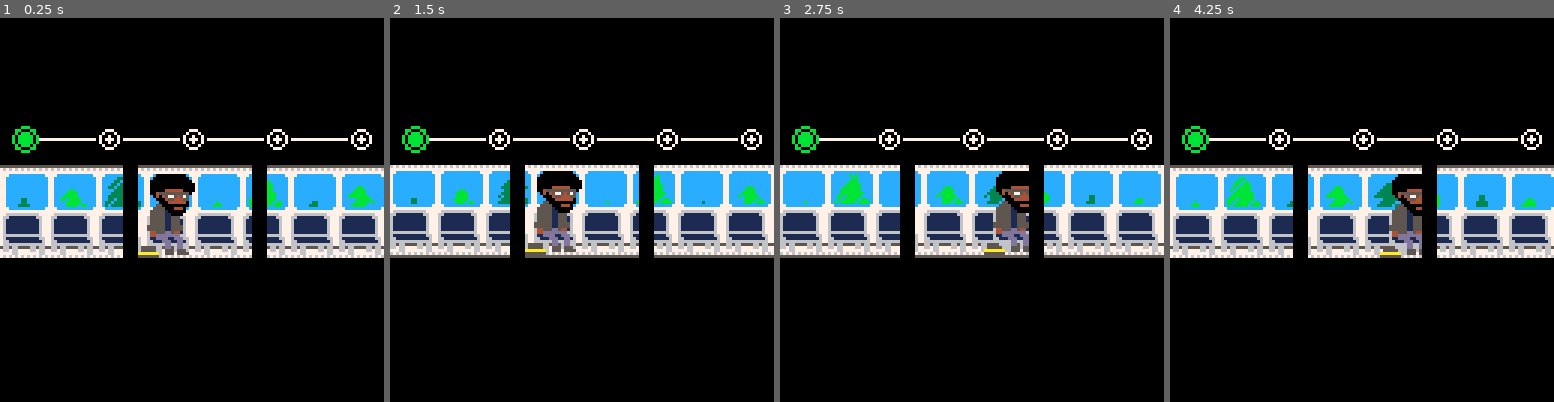
Above: before the commit, frames 1-4 (left to right).
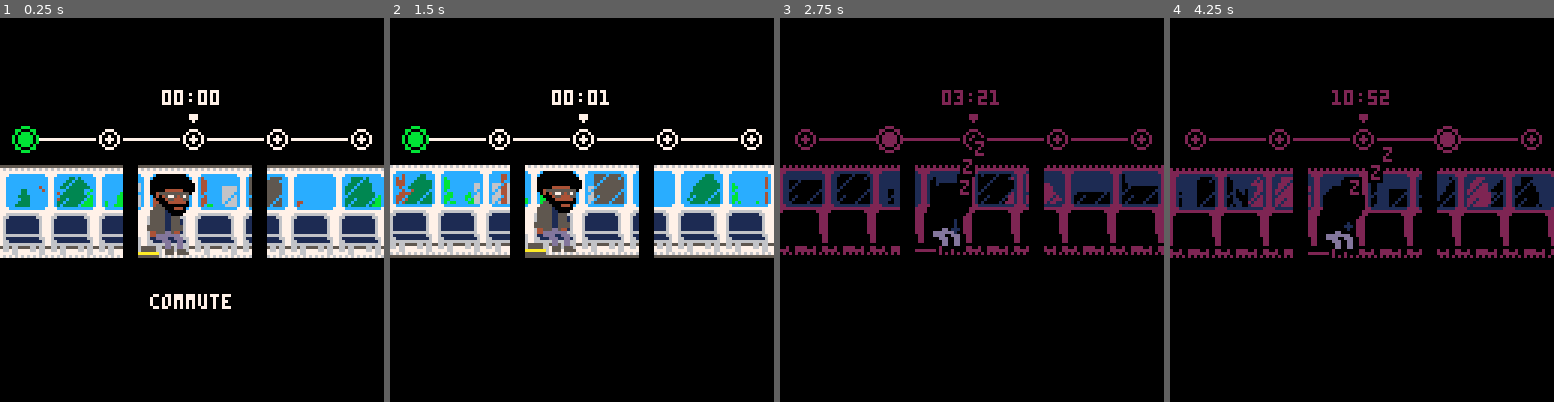
Above: after the commit, the same moments.

Repository: seleb/YOUjam2016
Game: PICO-8 cartridge youjam.p8
The game is run twice, just before and just after one commit, with the same random seed, the same clock (stepped at 60 frames per second) and the same inputs.
Inputs:
- Up to frame 1 (0.25 s): no input
- Up to frame 2 (1.5 s): tap X (X key) at 0.33, 1.07 s; tap O (Z key) at 0.7 s
- Up to frame 3 (2.75 s): hold Right 1.6-2.1 s; tap O (Z key) at 1.7, 2.1, 2.5 s; tap X (X key) at 1.85 s; hold Up 2.15-2.42 s; hold Right from 2.47 s (still down)
- Up to frame 4 (4.25 s): tap O (Z key) every 0.4 s from 2.9 to 4.1 s; tap X (X key) at 2.97, 4.08 s; release Right at 3.03 s; hold Left 3.08-3.58 s; hold Down 3.63-3.97 s; hold Right from 4.02 s (still down)

The runs differ from the first frame. In frame 1, 2.8% of the frame differs, in the area x 3-100%, y 18-76%; in frame 2, 2.9%; in frame 3, 24%; in frame 4, 24%, in the area x 0-100%, y 18-63%.

Commit message:
mostly done

Diff:
--- a/youjam.p8
+++ b/youjam.p8
@@ -20,9 +20,19 @@
  sleepy_max=28
 
  pos=0
+ pos_max=25
+ stops=5
+ target=2
  direction=1
-
- --music""
+ timer=0
+
+ sleepy_avg=0
+ n=0
+
+ menu=true
+ gameover=false
+
+ delay=30
 end
 
 darker={
@@ -32,128 +42,210 @@
 13,2,8,9}
 
 function _draw()
- camera(0,0)
- rectfill(0,0,127,127,12)
-
- pal()
- palt(0,false)
- palt(14,true)
-
- for i=min(15,sleepy),1,-1 do
-  pal(i,darker[i],1)
- end
- for i=min(15,sleepy-16),1,-1 do
-  pal(i,darker[darker[i]],1)
- end
-
- --trees
- local p=pos*100
- for i=-16,128+16,16 do
- 	srand(flr((i+p)/16))
- 	s=flr(rnd(4)+4)*2
-  spr(s, i-p%16, y-16+rnd(16), 2,2)
- end
-
- srand(r)
- r=rnd()
-
- if cami==0 then
-  camx=sin(time()/5+rnd()/3)
-  camy=-16+sin(time()/4+rnd()/2)
-  cami=3
- else
-  cami-=1
- end
- camera(camx,camy)
-
- map(16,0, -8, 0, 18,18)
- map(0,0, 0, 0, 16,16)
- spr(4, x,y-32, 2,4, v<0)
-
- s=0
- if sleepy > 0 then
-  s+=2
- end
- spr(s, x,y-32, 2,4, v<0)
-
- if sleepy > sleepy_max/8 then
-  t=(sin(time())+1)*1.5
-  line(x+10,y-12+t,x+10,y-13,12)
-  circ(x+10,y-12+t,1,12)
- end
-
- -- bag
- circfill(x,y-2,3,5)
- line(x-3,y-3,x+3,y-3,10)
-
- -- v bars
- rectfill(128/3-2,0,128/3+2,127,0)
- rectfill(128/3*2-2,0,128/3*2+2,127,0)
-
-
-
- -- h bars
- camera(0,0)
- rectfill(0,0,127,48,0)
- rectfill(0,80,127,127,0)
-
-
- -- stops
- camera(0,-40)
- line(8,0,(128-16)+8,0,7)
- line(8,0,(128-16)/100*pos+8,0,11)
- for i = 0,4 do
-  circfill((128-16)/4*i+8,0,4,0)
-  r=1
-  if abs(pos/100 - i/4) < 0.01 then
-   r+=1
-  end
-  if pos/100 >= i/4 then
-   color(11)
+  camera(0,0)
+  rectfill(0,0,127,127,12)
+
+  pal()
+  palt(0,false)
+  palt(14,true)
+
+  for i=min(15,sleepy),1,-1 do
+   pal(i,darker[i],1)
+  end
+  for i=min(15,sleepy-16),1,-1 do
+   pal(i,darker[darker[i]],1)
+  end
+
+  --trees/buildings
+  local p=pos*300
+  for i=-16,128+16,8 do
+  	srand(flr((i+p)/8))
+  	sx=flr(rnd(4))
+   sy=flr(rnd(2))
+
+  	s=sx*2+8+sy*2*16
+   spr(s, i-p%8, y-16+rnd(16), 2,2)
+  end
+
+  -- back to normal rng
+  srand(r)
+  r=rnd()
+
+  -- shake
+  if cami==0 then
+   camx=sin(time()/5+rnd()/3)
+   camy=-16+sin(time()/4+rnd()/2)
+   cami=3
   else
-   color(7)
-  end
-  circfill((128-16)/4*i+8,0,r)
-  circ((128-16)/4*i+8,0,r+2)
- end
-
-
-
- -- zzzs
- if sleepy > sleepy_max/4 then
+   cami-=1
+  end
   camera(camx,camy)
-  for i=1,3 do
-   t=(sin(time()+i/6))*3
-   print_ol("z",x+t+4*i+8,y-20-6*i+t/5,0,7)
+
+  -- interior
+  map(16,0, -8, 0, 18,18)
+  -- seats
+  map(0,0, 0, 0, 16,16)
+
+  -- it me
+  if not gameover then
+   s=0
+   if sleepy > 0 then
+    s+=2
+   end
+   spr(s, x,y-32, 2,4)
+
+   -- bubble
+   if sleepy > sleepy_max/8 then
+    t=(sin(time())+1)*1.5
+    line(x+10,y-12+t,x+10,y-13,12)
+    circ(x+10,y-12+t,1,12)
+   end
+
+   -- bag
+   circfill(x,y-2,3,5)
+   line(x-3,y-3,x+3,y-3,10)
+  end
+
+  -- v bars
+  rectfill(128/3-2,0,128/3+2,127,0)
+  rectfill(128/3*2-2,0,128/3*2+2,127,0)
+
+
+
+  -- h bars
+  camera(0,0)
+  rectfill(0,0,127,48,0)
+  rectfill(0,80,127,127,0)
+
+
+  -- stops
+  camera(0,-40)
+  line(8,0,(128-16)+8,0,7)
+  line(8,0,(128-16)/pos_max*pos+8,0,11)
+  for i = 0,(stops-1) do
+   circfill((128-16)/(stops-1)*i+8,0,4,0)
+   r=1
+   if abs(pos/pos_max - i/(stops-1)) < 0.03 then
+    r+=1
+    color(11)
+   else
+    color(7)
+   end
+   circfill((128-16)/(stops-1)*i+8,0,r)
+   circ((128-16)/(stops-1)*i+8,0,r+2)
+  end
+
+  -- target
+  circfill((128-16)*target/(stops-1)+8, -7, 1, 7)
+  line((128-16)*target/(stops-1)+8-1, -8, (128-16)*target/(stops-1)+8+1, -8, 7)
+
+
+  -- zzzs
+  if sleepy > sleepy_max/4 then
+   camera(camx,camy)
+   for i=1,3 do
+    t=(sin(time()+i/6))*3
+    print_ol("z",x+t+4*i+8,y-20-6*i+t/5,0,7)
+   end
+  end
+
+  --- timer
+  camera(0,0)
+  print_c(convert(timer/(pos_max*100)*15),64,24,7)
+
+  --print_c(sleepy_avg.."",64,16,7)
+
+
+ -- menus
+
+  camera(0,-32)
+ if menu then
+  print_c("commute",64,60,7)
+  if delay < 0 then
+   print("\x8e\x8b\x94\x83\x91\x97",64-24,68,7)
+   if delay < -30 then
+    print_c("try to get some rest",64,76,7)
+    print_c("don't miss your stop",64,84,7)
+   end
+  end
+ elseif gameover then
+  print_c("you got off at your stop",64,60,7)
+  if delay < 60 then
+   if timer/(pos_max*100)*15-7.5 < 0.5 then
+    print_c("on time",64,68,7)
+   else
+    print_c(convert(timer/(pos_max*100)*15-7.5).." minutes late",64,68,7)
+   end
+
+   if delay < 30 then
+    if sleepy_avg > 0.8 then
+     s="and well-rested"
+    elseif sleepy_avg > 0.5 then
+     s="and mostly awake"
+    elseif sleepy_avg > 0.25 then
+     s="and barely awake"
+    else
+     s="and immediately fell asleep"
+    end
+    print_c(s, 64, 76, 7)
+
+    if delay < 0 then
+     print("\x8e\x8b\x94\x83\x91\x97",64-24,84,7)
+    end
+   end
   end
  end
 end
 
 function _update()
- v=0
- if btn"0" then v-=1 end
- if btn"1" then v+=1 end
-
- if btn"2" then
-  sleepy+=1
+
+ poke(0x3200+65,10-sleepy/sleepy_max*8)
+ delay-=1
+ if menu then
+  if delay<0 and btnp()!=0 then
+   sfx"1"
+   music""
+   menu=false
+  end
+ elseif gameover then
+  if delay<0 and btnp()!=0 then
+   run()
+  end
  else
-  sleepy-=1
+  v=0
+  printh(btn())
+  if btn()==0 then
+   sleepy-=1
+  else
+   sleepy+=1
+  end
+  sleepy=mid(0,sleepy,sleepy_max)
+
+  pos+=max(0.33,sleepy)/100*direction
+  timer+=max(0.33,sleepy)
+
+  if pos > pos_max then
+   pos=pos_max
+   direction=-1
+  elseif pos < 0 then
+   pos=0
+   direction=1
+  end
+
+  sleepy_avg=(sleepy_avg*n+sleepy/sleepy_max)/(n+1)
+  n+=1
+
+  if
+   abs(pos/pos_max - target/(stops-1)) < 0.03
+   and sleepy==0
+  then
+   sfx"1"
+   music"-1"
+   gameover=true
+   delay=90
+  end
  end
- sleepy=mid(0,sleepy,sleepy_max)
-
- pos+=sleepy/100*direction
-
- if pos > 100 then
-  pos=100
-  direction=-1
- elseif pos < 0 then
-  pos=0
-  direction=1
- end
-
- x+=v
 end
-
 
 function print_ol(s,x,y,c1,c2)
  for u=x-1,x+1 do
@@ -162,6 +254,27 @@
  end
  end
  print(s,x,y,c2)
+end
+
+function print_c(s,x,y,c)
+ print(s,x-#s*2,y,c)
+end
+
+
+function convert(t)
+ local s=t
+ local d=s%1
+ s=flr(s)
+ if s < 10 then
+  s="0"..s
+ else
+  s=""..s
+ end
+ d=flr(d*60)
+ if d < 10 then
+  d="0"..d
+ end
+ return sub(s,1,3)..":"..d
 end
 
 
Not shown, changed: 21 lines of the sprite sheet (__gfx__) section of youjam.p8
Not shown, changed: the sound effects (__sfx__) section of youjam.p8
